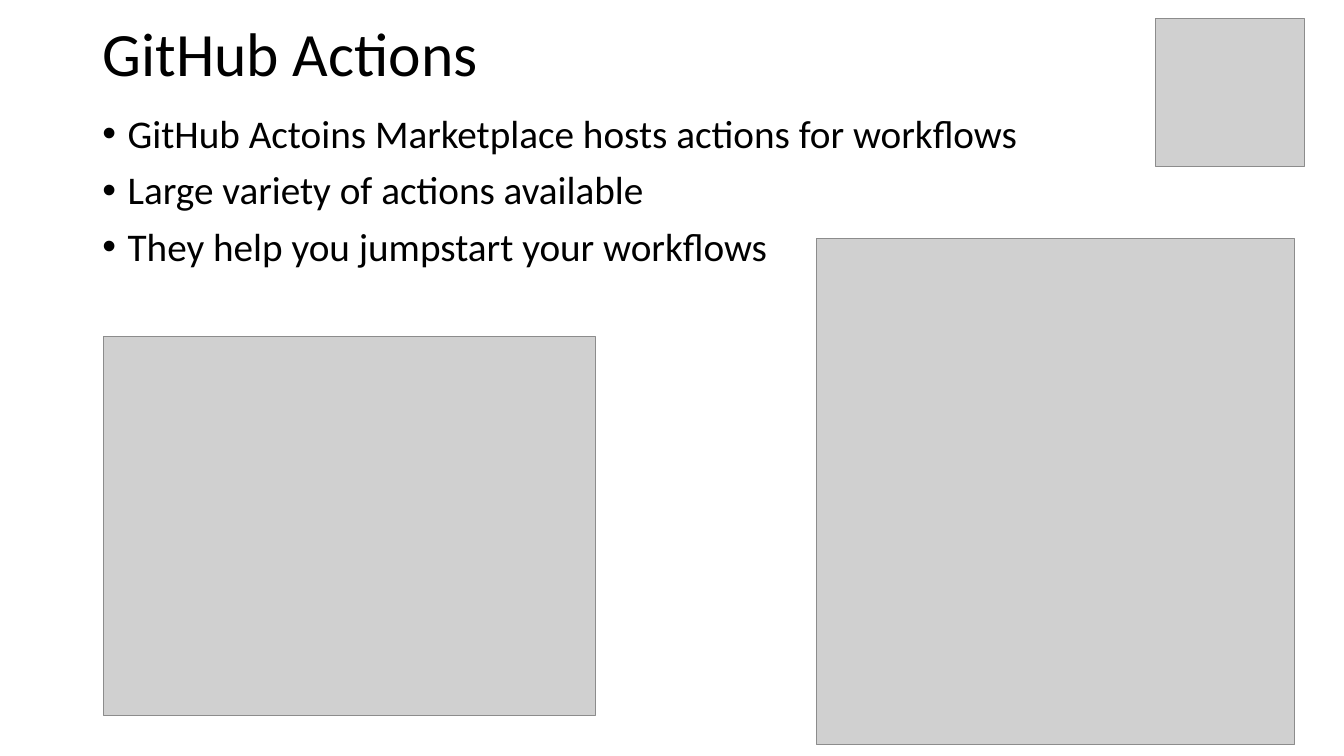
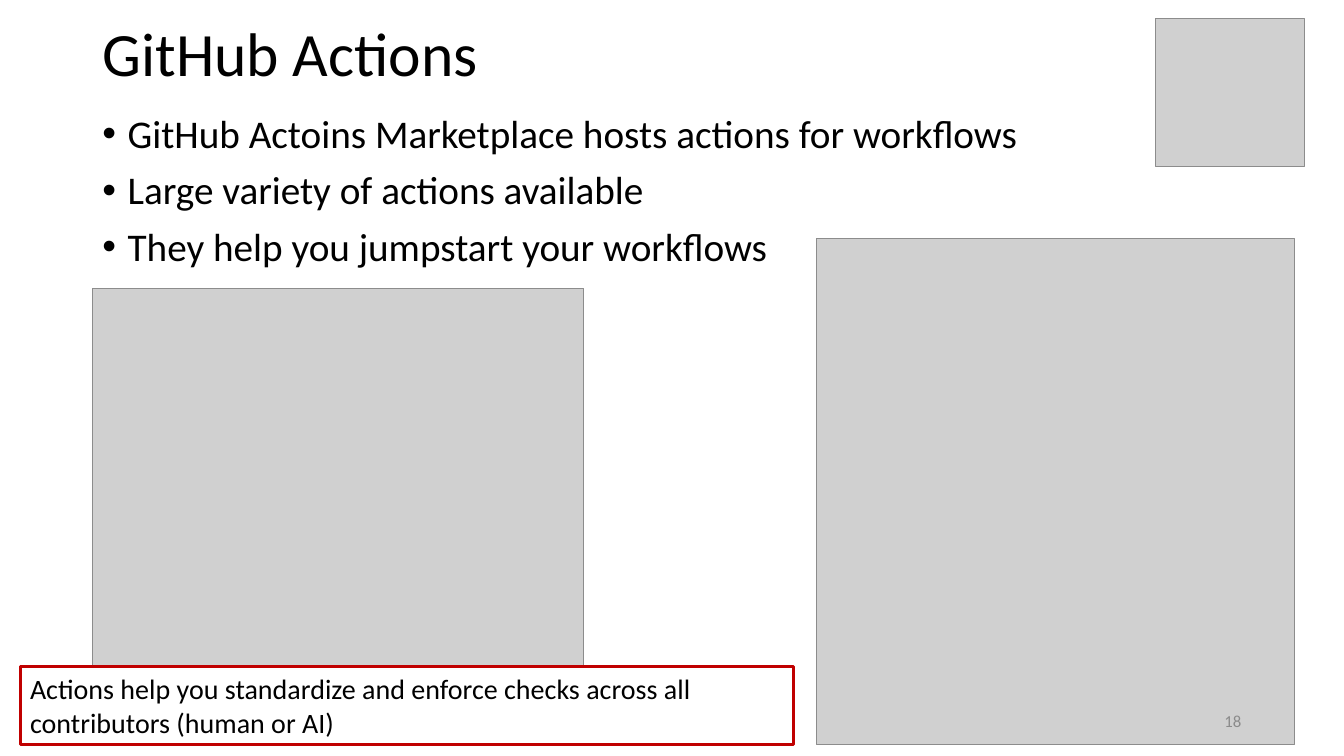
Before and after one commit to johnxu21/johnxu21.github.io, a slide deck: slide 18 of teaching/CS472/Timetable/CI-CD.pptx (slide 16 before the commit). Drawn at 1344x756 pixels with LibreOffice and Linux fonts; fonts in the diff are those of the drawing; grey boxes stand for pictures. Boxes give left, top, right and bottom in pixels: in the first picture for what was removed or moved away, otherwise in the second. Text is boxed around its words. In the diff, an @@ line names an element or a change of style, - is before the commit and + after.

```diff
--- a/teaching/CS472/Timetable/CI-CD.pptx
+++ b/teaching/CS472/Timetable/CI-CD.pptx
@@ picture: place and size @@
-picture at [104,337,596,716]
+picture at [93,288,585,667]
@@ rectangle added at [20,667,793,745], outline #C00000 2.25 pt, 20 pt, text #000000 @@
+Actions help you standardize and enforce checks across all contributors (human or AI)
@@ page number added at [1224,716,1241,727], 12 pt, text #8C8C8C @@
+18
```
Also in this commit, not shown: 26 other slides changed, 4 slides added, 2 slides removed, 2 other files.
